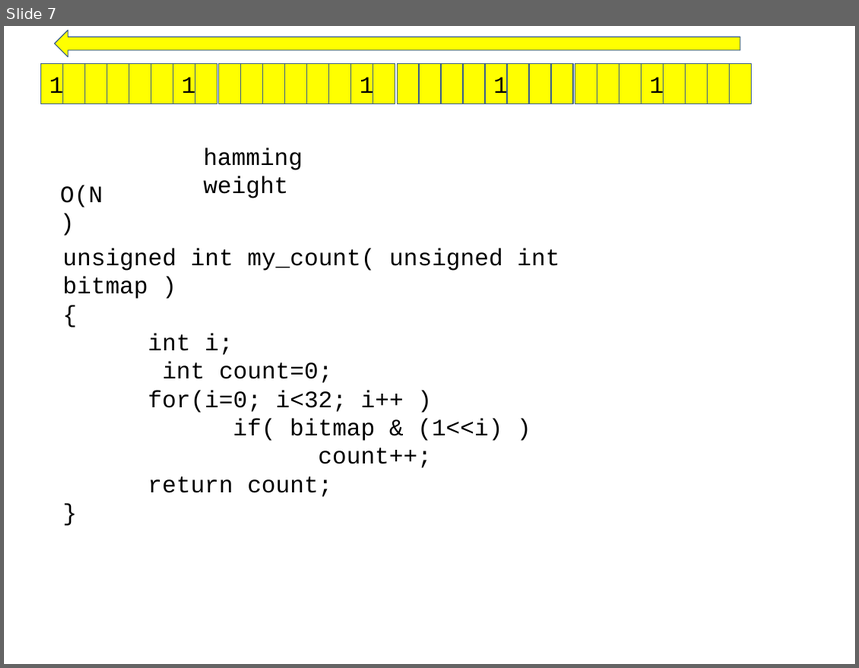
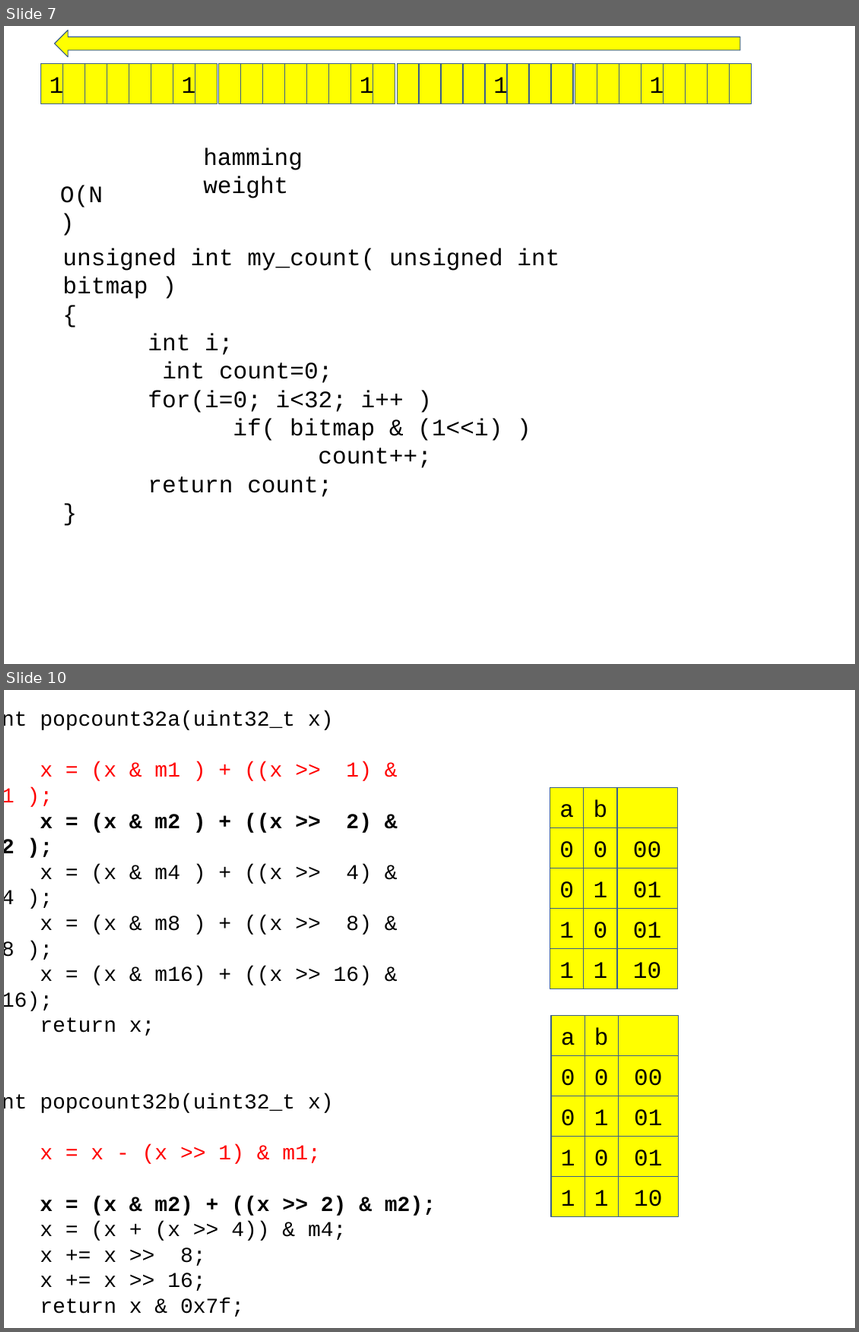
Before and after one commit to chisun-joung/osdsalgo_c, a slide deck: 05_day.pptx. Shown one above the other, each under a label of ours: slide 7 before the commit, slides 7 and 10 after it; the slides between them are not shown. The pictures are 859x668 and 859x1332 pixels, drawn with LibreOffice and Linux fonts; fonts in the diff are those of the drawing. Boxes give left, top, right and bottom in pixels: in the first picture for what was removed or moved away, otherwise in the second. Text is boxed around its words. In the diff, an @@ line names an element or a change of style, - is before the commit and + after.

```diff
--- a/05_day.pptx
+++ b/05_day.pptx
@@ slide 10 added at <box>4,690,855,1328</box>, background #FFFFFF @@
@@ text added at <box>40,711,436,1317</box>, 18 pt, text #000000 @@
+int popcount32a(uint32_t x)
+{
+x = (x & m1 ) + ((x >> 1) & m1 );
+x = (x & m2 ) + ((x >> 2) & m2 );
+x = (x & m4 ) + ((x >> 4) & m4 );
+x = (x & m8 ) + ((x >> 8) & m8 );
+x = (x & m16) + ((x >> 16) & m16);
+return x;
+}
+int popcount32b(uint32_t x)
+{
+x = x - (x >> 1) & m1;
+x = (x & m2) + ((x >> 2) & m2);
+x = (x + (x >> 4)) & m4;
+x += x >> 8;
+x += x >> 16;
+return x & 0x7f;
+}
@@ rectangle added at <box>550,788,584,828</box>, fill #FFFF00, outline #3A5F8C 0.75 pt, 20 pt, text #000000 @@
+a
@@ rectangle added at <box>584,788,617,828</box>, fill #FFFF00, outline #3A5F8C 0.75 pt, 20 pt, text #000000 @@
+b
@@ rectangle added at <box>617,788,677,828</box>, fill #FFFF00, outline #3A5F8C 0.75 pt @@
@@ rectangle added at <box>550,828,584,868</box>, fill #FFFF00, outline #3A5F8C 0.75 pt, 20 pt, text #000000 @@
+0
@@ rectangle added at <box>584,828,617,868</box>, fill #FFFF00, outline #3A5F8C 0.75 pt, 20 pt, text #000000 @@
+0
@@ rectangle added at <box>617,828,677,868</box>, fill #FFFF00, outline #3A5F8C 0.75 pt, 20 pt, text #000000 @@
+00
@@ rectangle added at <box>550,869,584,909</box>, fill #FFFF00, outline #3A5F8C 0.75 pt, 20 pt, text #000000 @@
+0
@@ rectangle added at <box>584,869,617,909</box>, fill #FFFF00, outline #3A5F8C 0.75 pt, 20 pt, text #000000 @@
+1
@@ rectangle added at <box>617,869,677,909</box>, fill #FFFF00, outline #3A5F8C 0.75 pt, 20 pt, text #000000 @@
+01
@@ rectangle added at <box>550,909,584,948</box>, fill #FFFF00, outline #3A5F8C 0.75 pt, 20 pt, text #000000 @@
+1
@@ rectangle added at <box>584,909,617,948</box>, fill #FFFF00, outline #3A5F8C 0.75 pt, 20 pt, text #000000 @@
+0
@@ rectangle added at <box>617,909,677,948</box>, fill #FFFF00, outline #3A5F8C 0.75 pt, 20 pt, text #000000 @@
+01
@@ rectangle added at <box>550,948,584,989</box>, fill #FFFF00, outline #3A5F8C 0.75 pt, 20 pt, text #000000 @@
+1
@@ rectangle added at <box>584,948,617,989</box>, fill #FFFF00, outline #3A5F8C 0.75 pt, 20 pt, text #000000 @@
+1
@@ rectangle added at <box>617,948,677,989</box>, fill #FFFF00, outline #3A5F8C 0.75 pt, 20 pt, text #000000 @@
+10
@@ rectangle added at <box>551,1016,585,1056</box>, fill #FFFF00, outline #3A5F8C 0.75 pt, 20 pt, text #000000 @@
+a
@@ rectangle added at <box>585,1016,618,1056</box>, fill #FFFF00, outline #3A5F8C 0.75 pt, 20 pt, text #000000 @@
+b
@@ rectangle added at <box>619,1016,679,1056</box>, fill #FFFF00, outline #3A5F8C 0.75 pt @@
@@ rectangle added at <box>551,1056,585,1096</box>, fill #FFFF00, outline #3A5F8C 0.75 pt, 20 pt, text #000000 @@
+0
@@ rectangle added at <box>585,1056,618,1096</box>, fill #FFFF00, outline #3A5F8C 0.75 pt, 20 pt, text #000000 @@
+0
@@ rectangle added at <box>619,1056,679,1096</box>, fill #FFFF00, outline #3A5F8C 0.75 pt, 20 pt, text #000000 @@
+00
@@ rectangle added at <box>551,1096,585,1136</box>, fill #FFFF00, outline #3A5F8C 0.75 pt, 20 pt, text #000000 @@
+0
@@ rectangle added at <box>585,1096,618,1136</box>, fill #FFFF00, outline #3A5F8C 0.75 pt, 20 pt, text #000000 @@
+1
@@ rectangle added at <box>619,1096,679,1136</box>, fill #FFFF00, outline #3A5F8C 0.75 pt, 20 pt, text #000000 @@
+01
@@ rectangle added at <box>551,1137,585,1177</box>, fill #FFFF00, outline #3A5F8C 0.75 pt, 20 pt, text #000000 @@
+1
@@ rectangle added at <box>585,1137,618,1177</box>, fill #FFFF00, outline #3A5F8C 0.75 pt, 20 pt, text #000000 @@
+0
@@ rectangle added at <box>619,1137,679,1177</box>, fill #FFFF00, outline #3A5F8C 0.75 pt, 20 pt, text #000000 @@
+01
@@ rectangle added at <box>551,1177,585,1217</box>, fill #FFFF00, outline #3A5F8C 0.75 pt, 20 pt, text #000000 @@
+1
@@ rectangle added at <box>585,1177,618,1217</box>, fill #FFFF00, outline #3A5F8C 0.75 pt, 20 pt, text #000000 @@
+1
@@ rectangle added at <box>619,1177,679,1217</box>, fill #FFFF00, outline #3A5F8C 0.75 pt, 20 pt, text #000000 @@
+10
```
Also in this commit, not shown: 1 slide changed, 9 other slides added, 2 other files.
